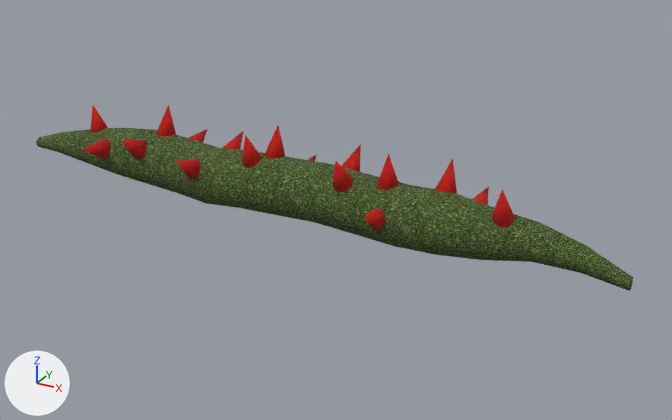
One commit to the FBX model Assets/Models/Hazards/SpikyStem.fbx: the scene before it, then after it.
Both versions are drawn from a 50 mm camera at (4.05, -6.43, 3.12) aimed at (0.44, 0.14, -0.17). Every picture has the same lights, and +X, +Y and +Z are marked at lower left. Where no turn or scale is listed for an object, it has been applied to the vertices.
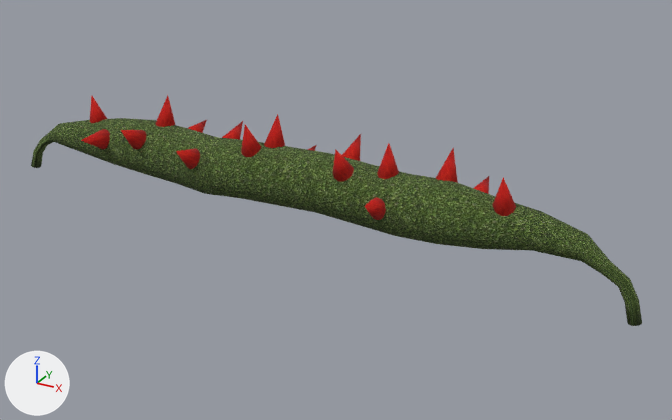
Patch to the scene script:
```diff
--- a/Assets/Models/Hazards/SpikyStem.fbx.py
+++ b/Assets/Models/Hazards/SpikyStem.fbx.py
@@ me_cylinder_001 @@
-me_cylinder_001.from_pydata(...)  # 408 vertices, 386 faces; spans x -3.04..3.04, y -0.29..0.33, z -0.28..0.28
+me_cylinder_001.from_pydata(...)  # 552 vertices, 530 faces; spans x -3.19..3.15, y -0.29..0.33, z -0.53..0.28
+# me_cylinder_001 part 1
+# 2 faces are deleted
+# 4 vertices in x -3.04, y 0.05..0.15, z -0.1..-0.08 move by (0.19, 0.0, 0.0)
+# 3 vertices in x 3.04, y -0.12..-0.09, z -0.07 move by (-0.18, 0.0, 0.0)
+# 3 vertices in x -3.04, y 0.07..0.11, z -0.07 move by (0.18, 0.0, 0.0)
+# 3 vertices in x 3.04, y -0.13..-0.08, z -0.17..-0.16 move by (-0.22, 0.0, -0.01)
+# 3 vertices in x -3.04, y 0.08..0.11, z -0.17 move by (0.22, 0.0, 0.0)
+# 32 vertices move from x -3.04..3.04, y -0.16..0.15, z -0.17..-0.07 to x -2.86..2.86, y -0.16..0.16, z -0.17..-0.06
+# 133 vertices are added at x -3.19..3.15, y -0.16..0.15, z -0.53..-0.17
+# 6 new vertices lie (-0.14, 0.0, -0.1) away from vertices in x -3.04, y 0.05..0.14, z -0.09..-0.07
+# 5 new vertices lie (0.16, 0.0, -0.11) away from vertices in x 3.04, y -0.13..-0.08, z -0.07
+# 146 new faces join them
 me_cylinder_001.materials.append(mat_material_001)
@@ ob_cone_011 @@
 ob_cone_011 = bpy.data.objects.new('Cone.011', me_cone_011)
-ob_cone_011.location = (0.633, -0.15, 0.317)
+ob_cone_011.location = (0.633, -0.15, 0.413)
@@ ob_cone_006 @@
 ob_cone_006 = bpy.data.objects.new('Cone.006', me_cone_006)
-ob_cone_006.location = (-0.675, 0.255, 0.226)
+ob_cone_006.location = (-0.675, 0.255, 0.322)
@@ ob_cone_001 @@
 ob_cone_001 = bpy.data.objects.new('Cone.001', me_cone_001)
-ob_cone_001.location = (-1.931, -0.281, 0.112)
+ob_cone_001.location = (-1.931, -0.281, 0.208)
@@ ob_cone_015 @@
 ob_cone_015 = bpy.data.objects.new('Cone.015', me_cone_015)
-ob_cone_015.location = (2.019, -0.096, 0.295)
+ob_cone_015.location = (2.019, -0.096, 0.39)
@@ ob_cone_008 @@
 ob_cone_008 = bpy.data.objects.new('Cone.008', me_cone_008)
-ob_cone_008.location = (-0.122, 0.079, 0.393)
+ob_cone_008.location = (-0.122, 0.079, 0.489)
@@ ob_cone_012 @@
 ob_cone_012 = bpy.data.objects.new('Cone.012', me_cone_012)
-ob_cone_012.location = (1.028, -0.335, 0.065)
+ob_cone_012.location = (1.028, -0.335, 0.161)
@@ ob_cone_005 @@
 ob_cone_005 = bpy.data.objects.new('Cone.005', me_cone_005)
-ob_cone_005.location = (-0.81, -0.332, 0.175)
+ob_cone_005.location = (-0.81, -0.332, 0.271)
@@ ob_cone_007 @@
 ob_cone_007 = bpy.data.objects.new('Cone.007', me_cone_007)
-ob_cone_007.location = (-0.262, -0.145, 0.368)
+ob_cone_007.location = (-0.262, -0.145, 0.464)
@@ ob_cone_002 @@
 ob_cone_002 = bpy.data.objects.new('Cone.002', me_cone_002)
-ob_cone_002.location = (-1.499, -0.247, 0.222)
+ob_cone_002.location = (-1.499, -0.247, 0.317)
@@ ob_cone_004 @@
 ob_cone_004 = bpy.data.objects.new('Cone.004', me_cone_004)
-ob_cone_004.location = (-1.203, 0.392, 0.144)
+ob_cone_004.location = (-1.203, 0.392, 0.239)
@@ ob_cone_016 @@
 ob_cone_016 = bpy.data.objects.new('Cone.016', me_cone_016)
-ob_cone_016.location = (1.003, 0.0, 0.354)
+ob_cone_016.location = (1.003, 0.0, 0.45)
@@ ob_cone_010 @@
 ob_cone_010 = bpy.data.objects.new('Cone.010', me_cone_010)
-ob_cone_010.location = (0.53, 0.314, 0.269)
+ob_cone_010.location = (0.53, 0.314, 0.364)
@@ ob_cone_003 @@
 ob_cone_003 = bpy.data.objects.new('Cone.003', me_cone_003)
-ob_cone_003.location = (-1.371, 0.142, 0.369)
+ob_cone_003.location = (-1.371, 0.142, 0.464)
@@ ob_cone_014 @@
 ob_cone_014 = bpy.data.objects.new('Cone.014', me_cone_014)
-ob_cone_014.location = (1.717, 0.297, 0.14)
+ob_cone_014.location = (1.717, 0.297, 0.236)
@@ ob_cylinder @@
 ob_cylinder = bpy.data.objects.new('Cylinder', me_cylinder_001)
-ob_cylinder.location = (0.0, 0.0, 0.0)
+ob_cylinder.location = (0.0, 0.0, 0.096)
@@ ob_cone @@
 ob_cone = bpy.data.objects.new('Cone', me_cone)
-ob_cone.location = (-2.166, 0.042, 0.283)
+ob_cone.location = (-2.166, 0.042, 0.379)
@@ ob_cone_009 @@
 ob_cone_009 = bpy.data.objects.new('Cone.009', me_cone_009)
-ob_cone_009.location = (0.038, 0.36, 0.107)
+ob_cone_009.location = (0.038, 0.36, 0.203)
@@ ob_cone_013 @@
 ob_cone_013 = bpy.data.objects.new('Cone.013', me_cone_013)
-ob_cone_013.location = (1.474, 0.153, 0.34)
+ob_cone_013.location = (1.474, 0.153, 0.435)
```

Where the change shows, as pixel boxes (x1, y1, x2, y2) in the pictures (672 x 420 px):
'Cylinder', reshaped, moved (27% taller): before (36, 128, 633, 291); after (31, 118, 642, 326)
'Cone.015', moved: before (492, 189, 515, 228); after (493, 178, 516, 216)
'Cone.011', moved: before (333, 160, 354, 193); after (333, 149, 354, 182)
'Cone.016', moved: before (377, 154, 399, 190); after (377, 143, 399, 179)
'Cone.013', moved: before (435, 159, 457, 194); after (436, 148, 458, 183)
'Cone.007', moved: before (242, 135, 261, 168); after (241, 125, 261, 157)
'Cone.001', moved: before (83, 139, 111, 159); after (81, 129, 110, 149)
'Cone.008', moved: before (264, 125, 285, 159); after (264, 114, 285, 148)
'Cone.002', moved: before (121, 140, 147, 159); after (121, 130, 146, 149)
'Cone.005', moved: before (177, 159, 201, 179); after (176, 149, 200, 169)
'Cone.012', moved: before (364, 209, 385, 231); after (365, 198, 386, 220)
'Cone.003', moved: before (156, 104, 176, 137); after (155, 95, 175, 127)
'Cone.010', moved: before (342, 144, 361, 172); after (342, 134, 361, 161)
'Cone', moved: before (91, 105, 108, 133); after (90, 95, 107, 123)
'Cone.006', moved: before (222, 131, 243, 149); after (222, 121, 243, 139)
'Cone.014', moved: before (473, 187, 489, 205); after (474, 176, 489, 194)
'Cone.004', moved: before (188, 129, 207, 142); after (188, 120, 207, 133)
'Cone.009', moved: before (308, 155, 316, 161); after (307, 145, 316, 151)
part 1 of me_cylinder_001, built on: before (36, 133, 633, 291); after (31, 128, 642, 326)
